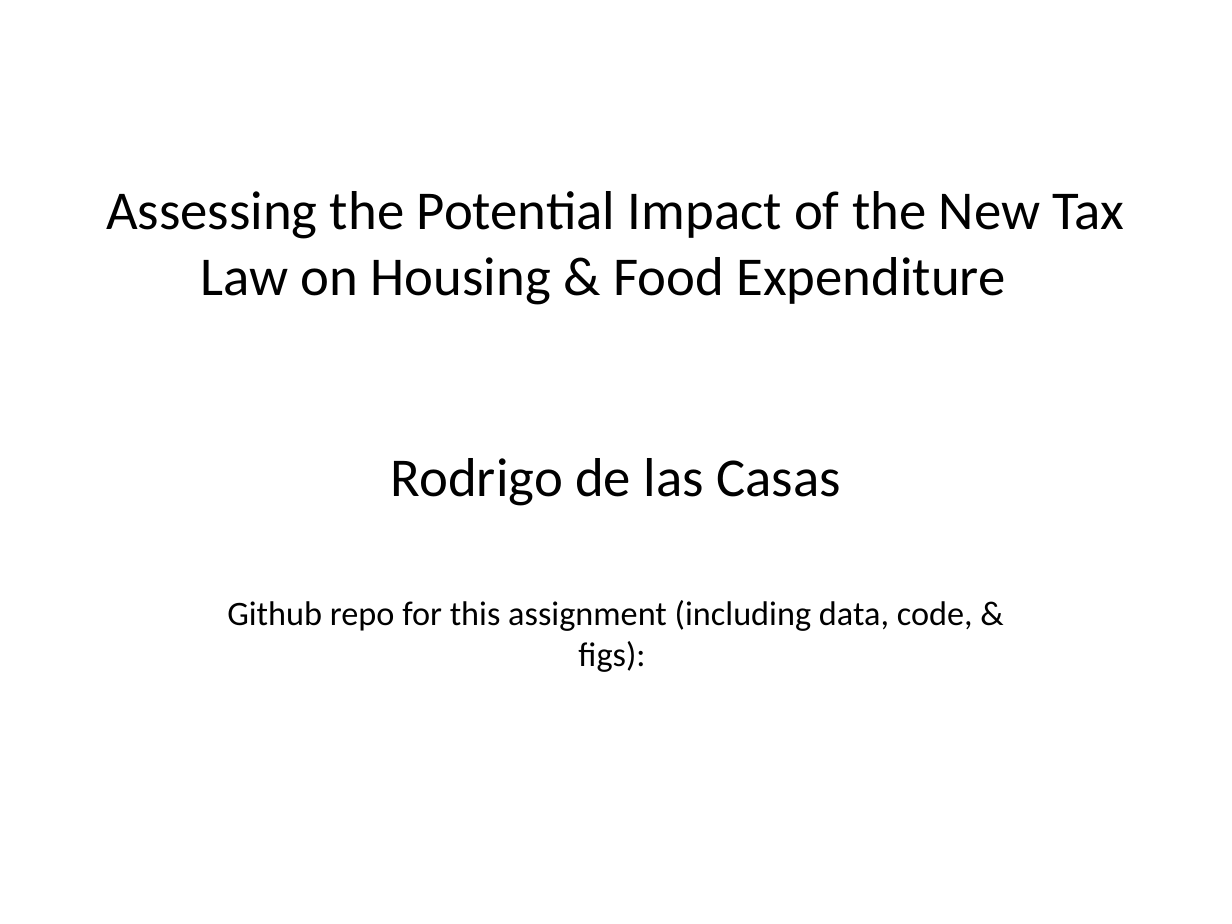
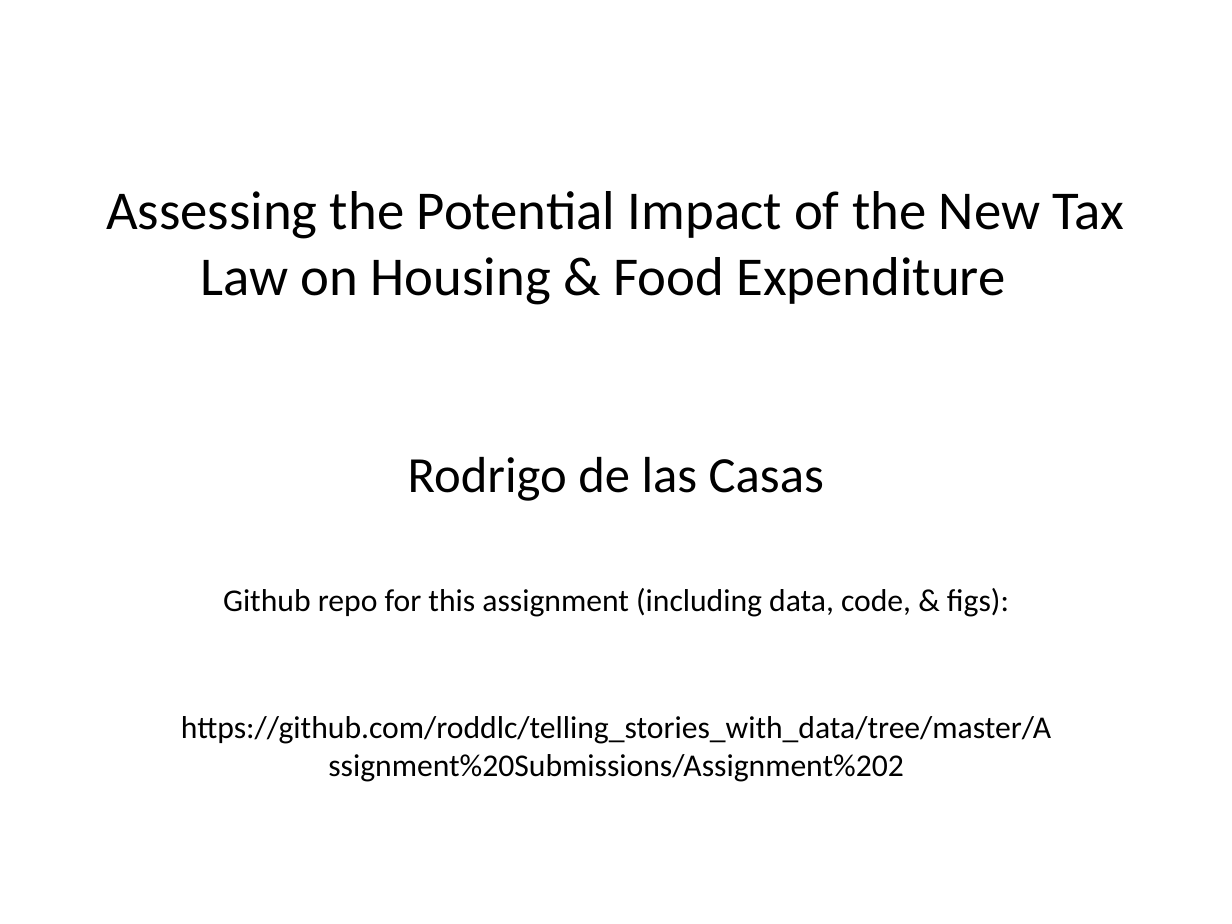
Before and after one commit to roddlc/telling_stories_with_data, a slide deck: slide 1 of Assignment Submissions/Assignment 2/presentation/Assignment_#2.pptx. Drawn at 1232x924 pixels with LibreOffice and Linux fonts; fonts in the diff are those of the drawing. Boxes give left, top, right and bottom in pixels: in the first picture for what was removed or moved away, otherwise in the second. Text is boxed around its words. In the diff, an @@ line names an element or a change of style, - is before the commit and + after.

Commit message:
Assignment 2 Submission

```diff
--- a/Assignment Submissions/Assignment 2/presentation/Assignment_#2.pptx
+++ b/Assignment Submissions/Assignment 2/presentation/Assignment_#2.pptx
@@ subtitle "Rodrigo de las Casas": place and size @@
-subtitle "Rodrigo de las Casas" at bbox=[227, 458, 973, 672]
+subtitle "Rodrigo de las Casas" at bbox=[181, 457, 1051, 782]
@@ subtitle at bbox=[223, 457, 1009, 617]: size 32 to 29.6 pt in "Rodrigo de las Casas"; size 20 to 18.5 pt in "Github repo for this assignment (including data, ..." @@
@@ subtitle at bbox=[181, 716, 1051, 782]: paragraph added @@
+https://github.com/roddlc/telling_stories_with_data/tree/master/Assignment%20Submissions/Assignment%202
```
Also in this commit, not shown: 4 other slides changed, 2 other files.
